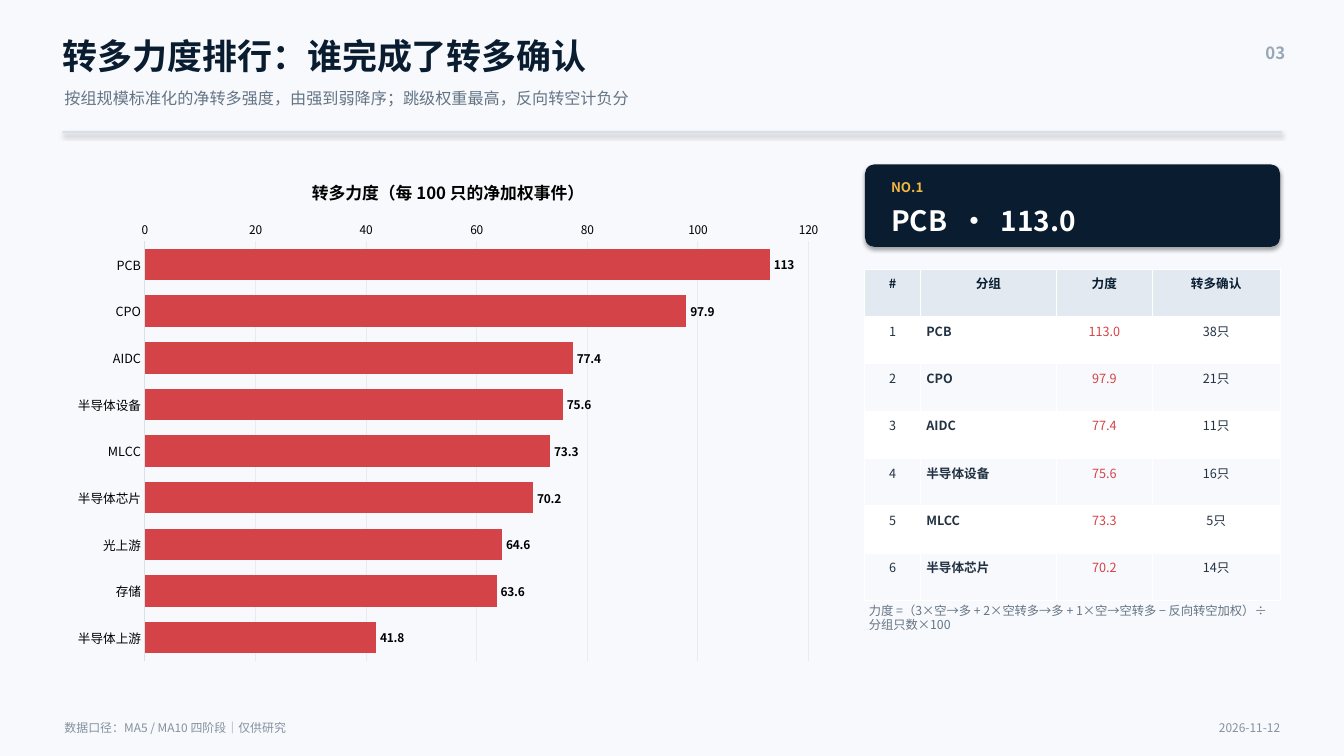
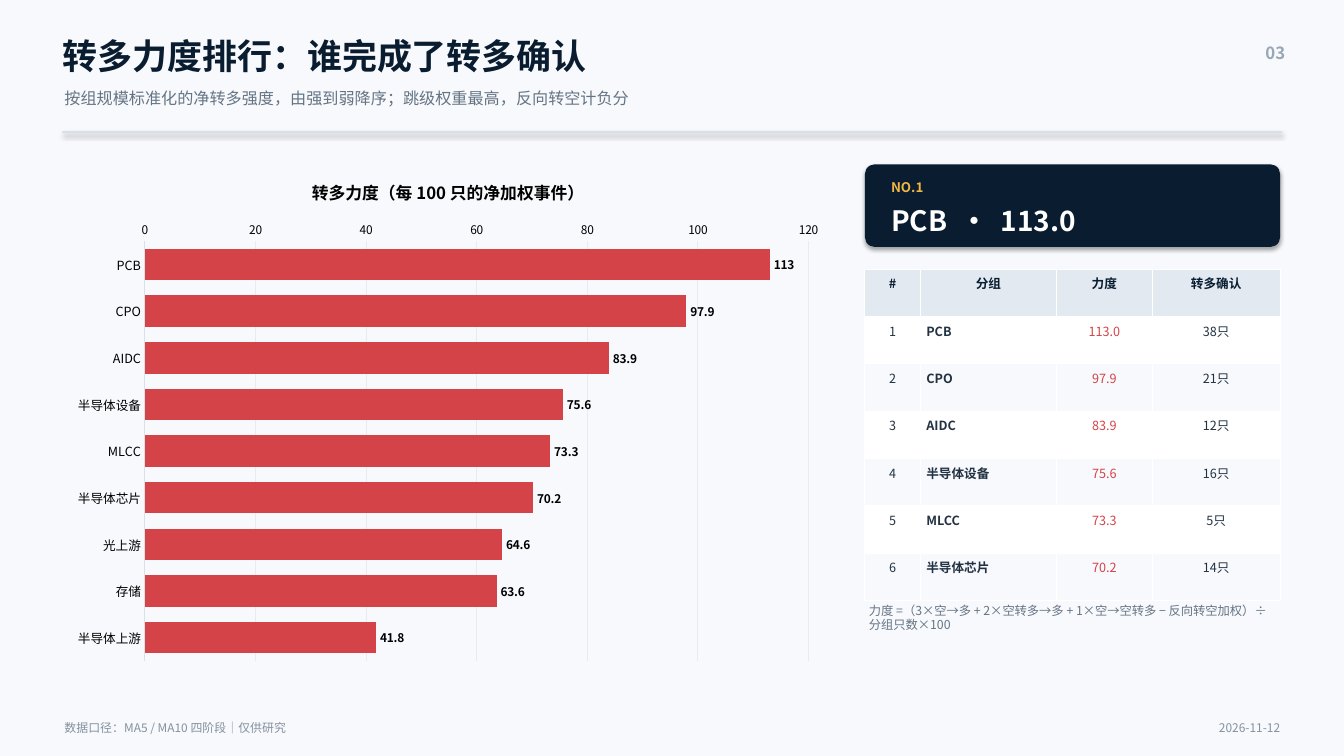
Before and after one commit to nancybhc/a-share-blast-lab, a slide deck: slide 3 of assets/多空阶段简报_2026-11-12.pptx. Drawn at 1344x756 pixels with LibreOffice and Linux fonts; fonts in the diff are those of the drawing. Boxes give left, top, right and bottom in pixels: in the first picture for what was removed or moved away, otherwise in the second. Text is boxed around its words. In the diff, an @@ line names an element or a change of style, - is before the commit and + after.

```diff
--- a/assets/多空阶段简报_2026-11-12.pptx
+++ b/assets/多空阶段简报_2026-11-12.pptx
@@ bar chart at (63, 159, 834, 671) @@
@@ Series 1, AIDC: 77.4 to 83.9 @@
@@ table at (865, 269, 1280, 601) @@
-row 4, column 3: 77.4
+row 4, column 3: 83.9
-row 4, column 4: 11只
+row 4, column 4: 12只
```
Also in this commit, not shown: 3 other slides changed, 13 other files.
